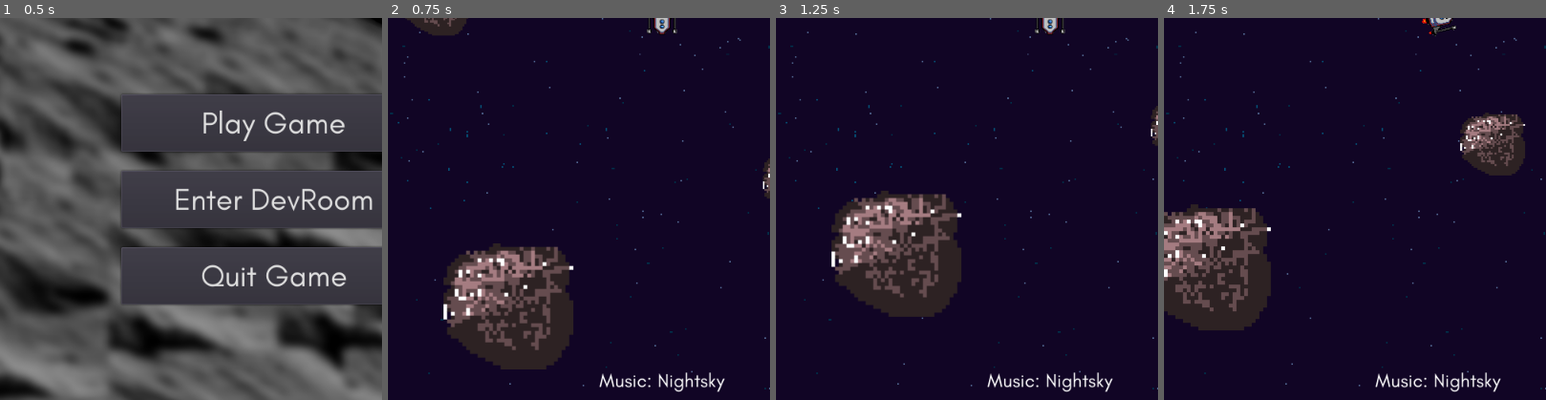
Above: before the commit, frames 1-4 (left to right).
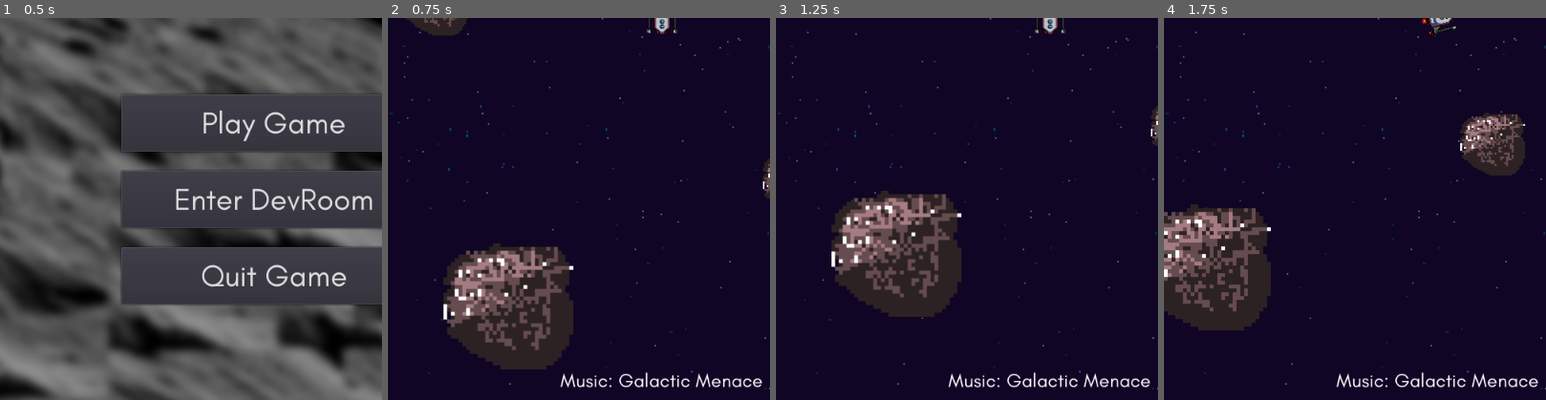
Above: after the commit, the same moments.

Repository: Locherdev/cursor-odyssey
Game: Godot game, scene res://src/level/Titlescreen.tscn
The game is run twice, just before and just after one commit, with the same random seed, the same clock (stepped at 60 frames per second) and the same inputs.
Inputs (mouse positions are % of the whole screen's width and height, from its top left):
- Up to frame 1 (0.5 s): no input
- Up to frame 2 (0.75 s): click "Play Game" at 0.5 s
- Up to frame 3 (1.25 s): no input
- Up to frame 4 (1.75 s): move the mouse to (72, 45) at 1.27 s
The pictures show only the part of the screen within x 14-64%, y 50-100%; the shares and areas given below are measured in that part.

Frame 1 is identical in both runs. In frame 2, 1.0% of the frame differs, in the area x 45-98%, y 92-98%; in frame 3, 1.0%; in frame 4, 1.0%.

Commit message:
new songs

Diff:
--- a/game/src/autoloads/MusicLibrary.gd
+++ b/game/src/autoloads/MusicLibrary.gd
@@ -5,13 +5,49 @@
 var track00 = {
 	"id": 0,
 	"name": "Nightsky",
-	"path": "res://assets/bgm/karakuri-night.ogg",
+	"path": "res://assets/bgm/karakuri-night.ogg"
 	}
 
 var track01 = {
 	"id": 1,
 	"name": "Rider of the Galaxy",
-	"path": "res://assets/bgm/citron.ogg",
+	"path": "res://assets/bgm/citron.ogg"
+	}
+
+var track02 = {
+	"id": 2,
+	"name": "Galactic Menace",
+	"path": "res://assets/bgm/bbjam.ogg"
+	}
+
+var track03 = {
+	"id": 3,
+	"name": "Strolling without an Aim",
+	"path": "res://assets/bgm/kimidori-vinyl.ogg"
+	}
+
+var track04 = {
+	"id": 4,
+	"name": "From behind the Asteroid",
+	"path": "res://assets/bgm/mataro.ogg"
+	}
+
+var track05 = {
+	"id": 5,
+	"name": "Courageous Dive",
+	"path": "res://assets/bgm/mintchoco.ogg"
+	}
+
+var track06 = {
+	"id": 6,
+	"name": "Intergalactic Space Force",
+	"path": "res://assets/bgm/mu.ogg"
+	}
+
+var track07 = {
+	"id": 7,
+	"name": "Hopelessly Lost",
+	"path": "res://assets/bgm/fuchsia.ogg"
 	}
 
 var tracks = []
@@ -19,6 +55,12 @@
 func _ready() -> void:
 	tracks.append(track00)
 	tracks.append(track01)
+	tracks.append(track02)
+	tracks.append(track03)
+	tracks.append(track04)
+	tracks.append(track05)
+	tracks.append(track06)
+	tracks.append(track07)
 
 func set_current_track(index):
 	current_track = tracks[index]
Not shown, added: game/assets/bgm/bbjam.ogg.import
Not shown, added: game/assets/bgm/frankenstein.ogg.import
Not shown, added: game/assets/bgm/fuchsia.ogg.import
Not shown, added: game/assets/bgm/kimidori-vinyl.ogg.import
Not shown, added: game/assets/bgm/mataro.ogg.import
Not shown, added: game/assets/bgm/mintchoco.ogg.import
Not shown, added: game/assets/bgm/mu.ogg.import
Not shown, added: game/assets/bgm/bbjam.ogg
Not shown, added: game/assets/bgm/frankenstein.ogg
Not shown, added: game/assets/bgm/fuchsia.ogg
Not shown, added: game/assets/bgm/kimidori-vinyl.ogg
Not shown, added: game/assets/bgm/mataro.ogg
(and 2 more such lines)
